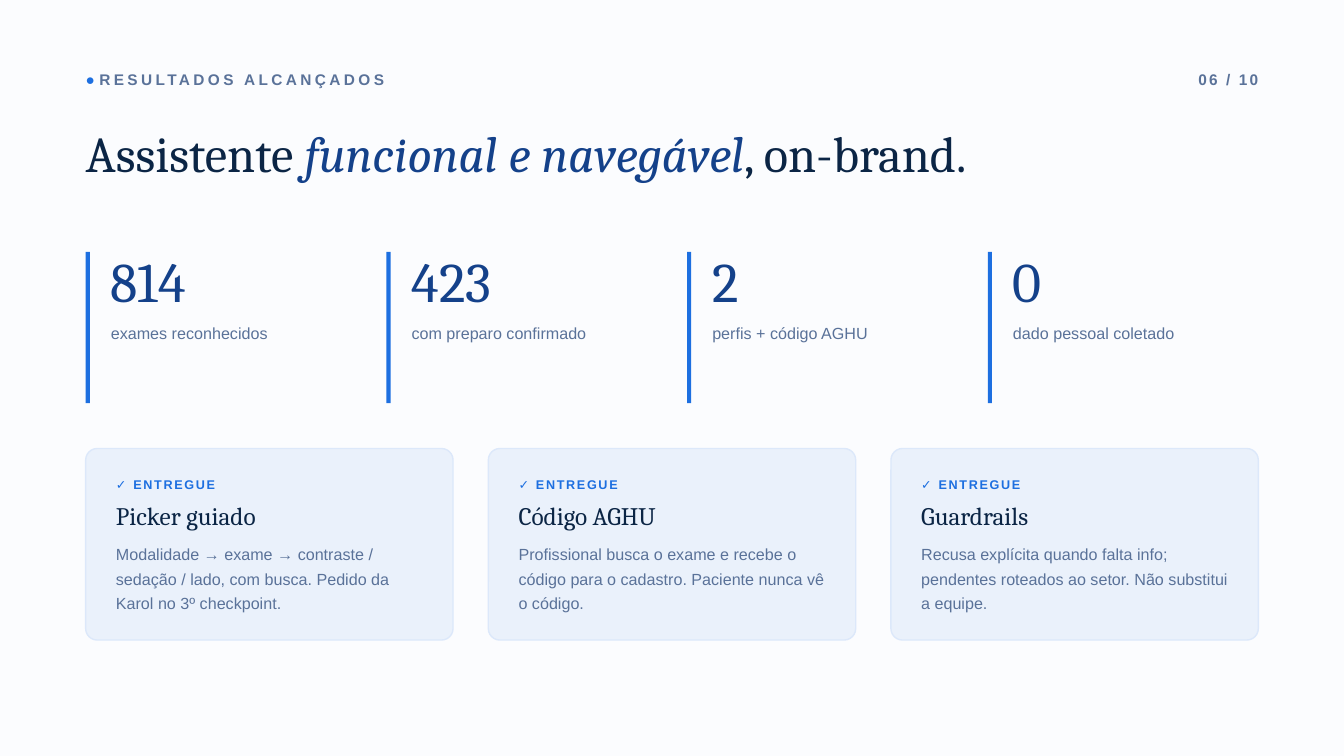
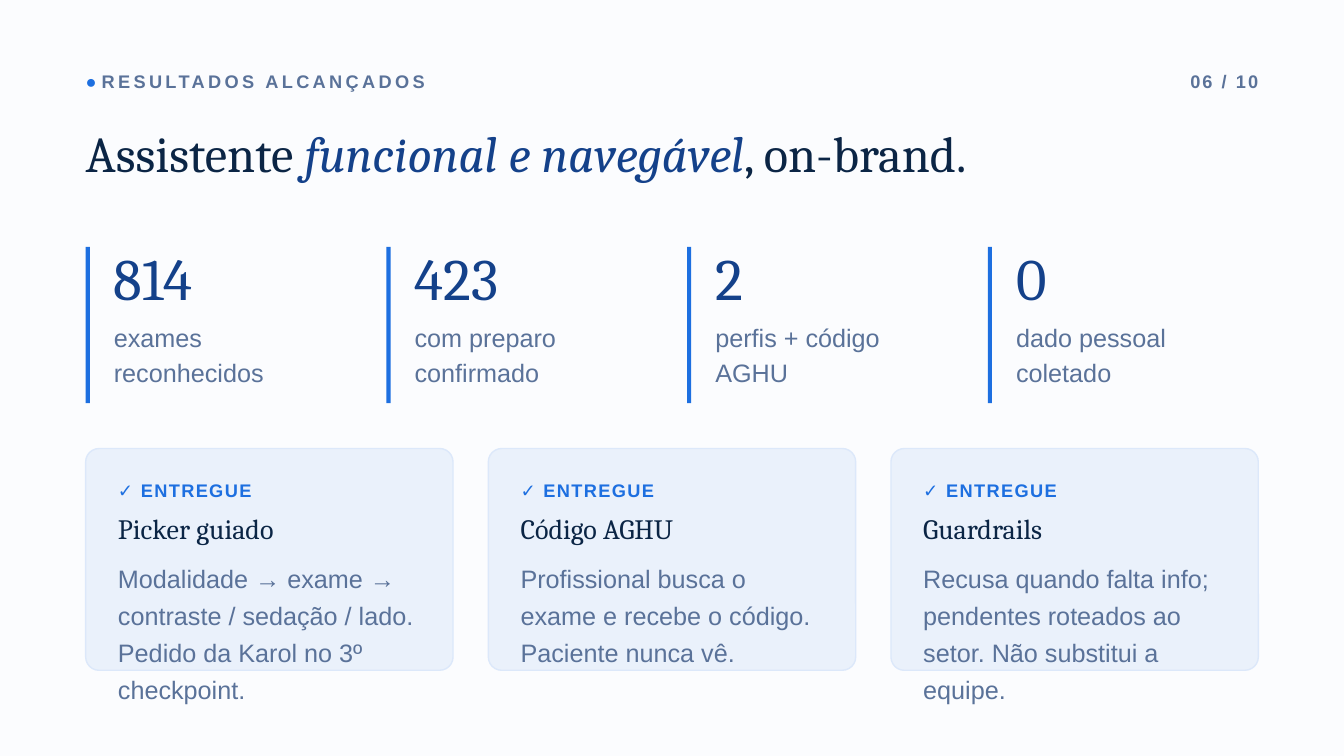
Before and after one commit to ata1de/hc-ufpe-exam-assistant, a slide deck: slide 7 of docs/Apresentacao_HC-UFPE.pptx. Drawn at 1344x756 pixels with LibreOffice and Linux fonts; fonts in the diff are those of the drawing. Boxes give left, top, right and bottom in pixels: in the first picture for what was removed or moved away, otherwise in the second. Text is boxed around its words. In the diff, an @@ line names an element or a change of style, - is before the commit and + after.

Commit message:
docs: bump presentation body text to >=18pt, drop presentation-time meta

```diff
--- a/docs/Apresentacao_HC-UFPE.pptx
+++ b/docs/Apresentacao_HC-UFPE.pptx
@@ text "● RESULTADOS ALCANÇADOS" at [86, 71, 1258, 111]: size 11 to 13 pt @@
@@ text "06 / 10" at [1190, 75, 1258, 88]: size 11 to 13 pt @@
@@ text "06 / 10": place and size @@
-text "06 / 10" at [1198, 74, 1258, 85]
+text "06 / 10" at [1190, 75, 1258, 88]
@@ rectangle: place and size @@
-rectangle at [86, 252, 90, 403]
+rectangle at [86, 247, 90, 403]
@@ text "814" at [114, 260, 264, 382]: size 40 to 42 pt in "814"; size 11.5 to 18 pt in "exames reconhecidos"; line spacing 1.2 to 1.15 @@
@@ rectangle: place and size @@
-rectangle at [386, 252, 390, 403]
+rectangle at [386, 247, 390, 403]
@@ text "423" at [415, 260, 556, 382]: size 40 to 42 pt in "423"; size 11.5 to 18 pt in "com preparo confirmado"; line spacing 1.2 to 1.15 @@
@@ rectangle: place and size @@
-rectangle at [688, 252, 692, 403]
+rectangle at [688, 247, 692, 403]
@@ text "2" at [715, 260, 880, 382]: size 40 to 42 pt in "2"; size 11.5 to 18 pt; line spacing 1.2 to 1.15 @@
@@ rectangle: place and size @@
-rectangle at [988, 252, 992, 403]
+rectangle at [988, 247, 992, 403]
@@ text "0" at [1016, 260, 1166, 382]: size 40 to 42 pt in "0"; size 11.5 to 18 pt; line spacing 1.2 to 1.15 @@
@@ rounded rectangle: place and size @@
-rounded rectangle at [86, 449, 453, 640]
+rounded rectangle at [86, 449, 453, 670]
@@ rounded rectangle: place and size @@
-rounded rectangle at [488, 449, 855, 640]
+rounded rectangle at [488, 449, 855, 670]
@@ rounded rectangle: place and size @@
-rounded rectangle at [891, 449, 1258, 640]
+rounded rectangle at [891, 449, 1258, 670]
@@ text at [118, 484, 273, 545]: size 9 to 13 pt, letter spacing 1.2 to 1 pt in "✓ ENTREGUE"; size 18 to 20 pt in "Picker guiado"; more space between paragraphs @@
@@ text at [521, 484, 673, 545]: size 9 to 13 pt, letter spacing 1.2 to 1 pt in "✓ ENTREGUE"; size 18 to 20 pt in "Código AGHU"; more space between paragraphs @@
@@ text at [923, 484, 1057, 540]: size 9 to 13 pt, letter spacing 1.2 to 1 pt in "✓ ENTREGUE"; size 18 to 20 pt in "Guardrails"; more space between paragraphs @@
@@ text at [118, 570, 414, 704]: text changed; size 11.5 to 18 pt @@
-Modalidade → exame → contraste / sedação / lado, com busca. Pedido da Karol no 3º checkpoint.
+Modalidade → exame → contraste / sedação / lado. Pedido da Karol no 3º checkpoint.
@@ text at [521, 570, 810, 662]: text changed; size 11.5 to 18 pt @@
-Profissional busca o exame e recebe o código para o cadastro. Paciente nunca vê o código.
+Profissional busca o exame e recebe o código. Paciente nunca vê.
@@ text at [923, 570, 1209, 704]: text changed; size 11.5 to 18 pt @@
-Recusa explícita quando falta info; pendentes roteados ao setor. Não substitui a equipe.
+Recusa quando falta info; pendentes roteados ao setor. Não substitui a equipe.
```
Also in this commit, not shown: 10 other slides changed.
